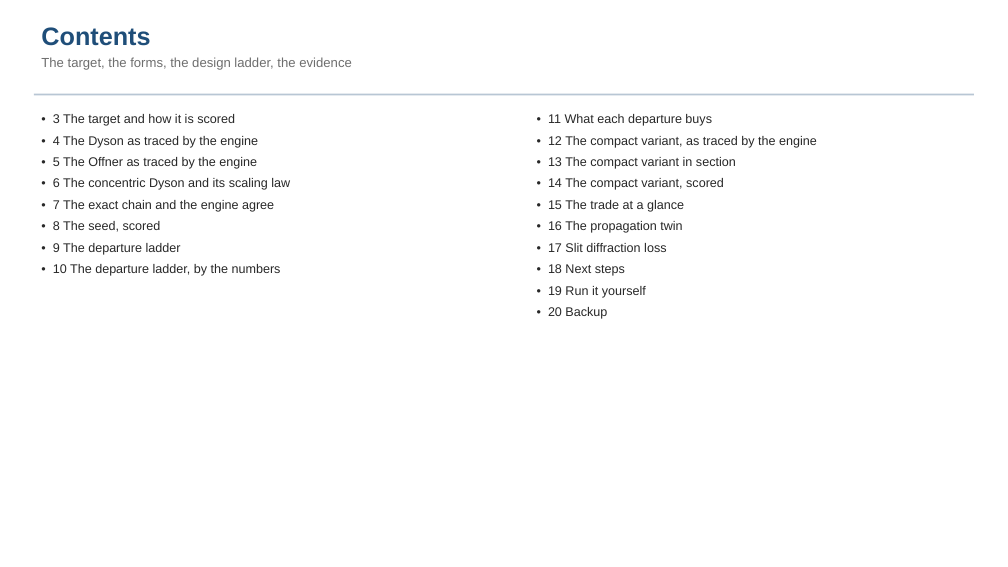
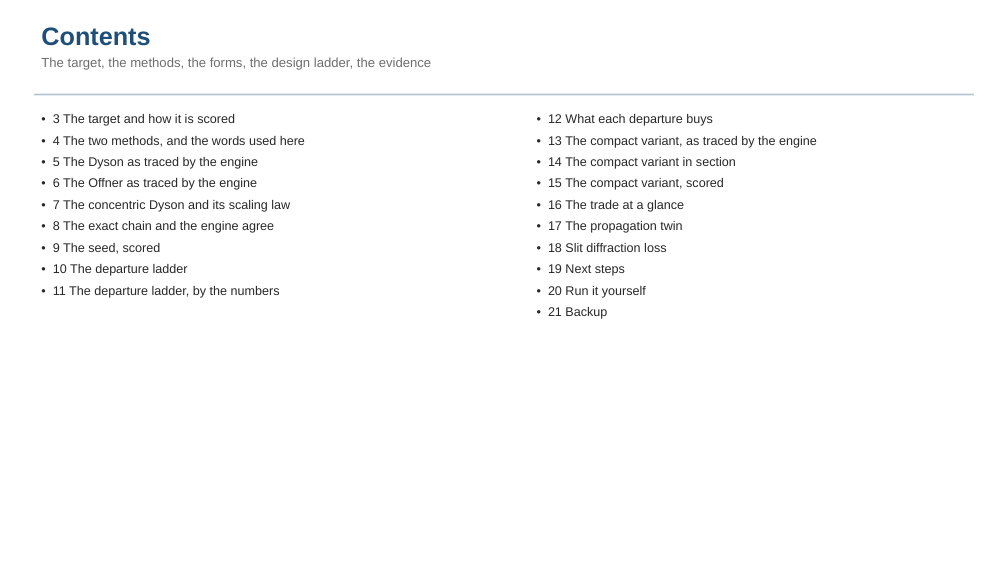
Before and after one commit to nasa-jpl/macos, a slide deck: slide 2 of demo_session/deck_dyson.pptx. Drawn at 1008x567 pixels with LibreOffice and Linux fonts; fonts in the diff are those of the drawing. Boxes give left, top, right and bottom in pixels: in the first picture for what was removed or moved away, otherwise in the second. Text is boxed around its words. In the diff, an @@ line names an element or a change of style, - is before the commit and + after.

```diff
--- a/demo_session/deck_dyson.pptx
+++ b/demo_session/deck_dyson.pptx
@@ text at box(41, 57, 431, 70): text changed @@
-The target, the forms, the design ladder, the evidence
+The target, the methods, the forms, the design ladder, the evidence
@@ text at box(548, 114, 817, 319): text changed @@
-• 11 What each departure buys
-• 12 The compact variant, as traced by the engine
-• 13 The compact variant in section
-• 14 The compact variant, scored
-• 15 The trade at a glance
-• 16 The propagation twin
-• 17 Slit diffraction loss
-• 18 Next steps
-• 19 Run it yourself
-• 20 Backup
+• 12 What each departure buys
+• 13 The compact variant, as traced by the engine
+• 14 The compact variant in section
+• 15 The compact variant, scored
+• 16 The trade at a glance
+• 17 The propagation twin
+• 18 Slit diffraction loss
+• 19 Next steps
+• 20 Run it yourself
+• 21 Backup
@@ text at box(53, 136, 305, 298): text changed @@
-• 4 The Dyson as traced by the engine
-• 5 The Offner as traced by the engine
-• 6 The concentric Dyson and its scaling law
-• 7 The exact chain and the engine agree
-• 8 The seed, scored
-• 9 The departure ladder
-• 10 The departure ladder, by the numbers
+• 4 The two methods, and the words used here
+• 5 The Dyson as traced by the engine
+• 6 The Offner as traced by the engine
+• 7 The concentric Dyson and its scaling law
+• 8 The exact chain and the engine agree
+• 9 The seed, scored
+• 10 The departure ladder
+• 11 The departure ladder, by the numbers
```
Also in this commit, not shown: 7 other slides changed, 3 slides added, 1 slide removed, 3 other files.
